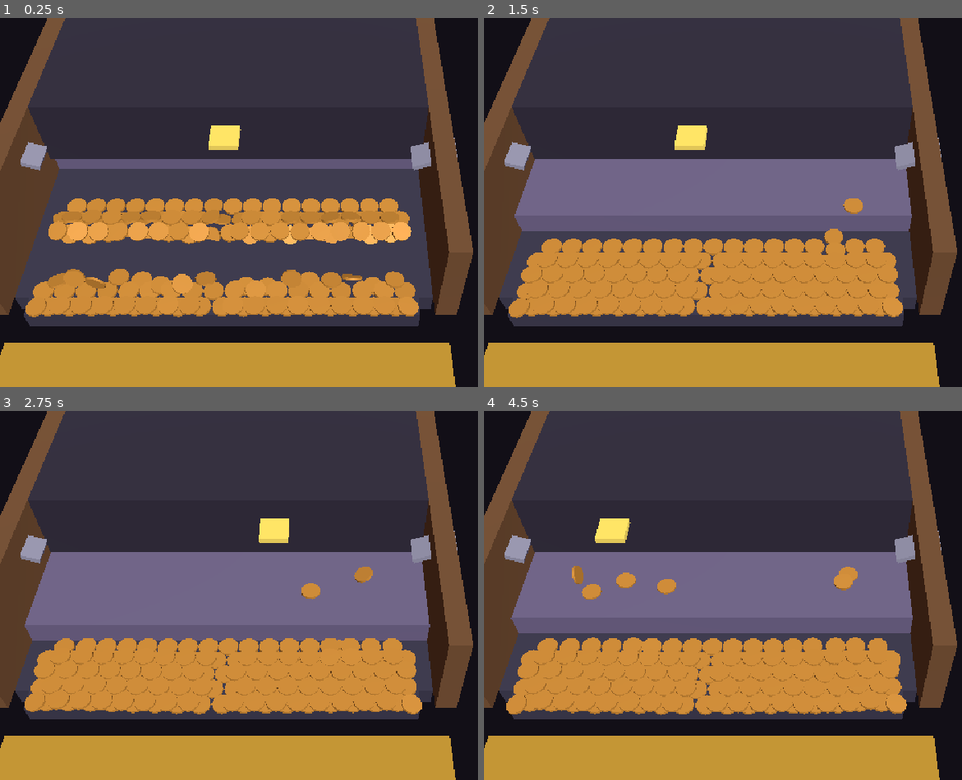
Above: before the commit, frames 1-4 (two rows, left to right).
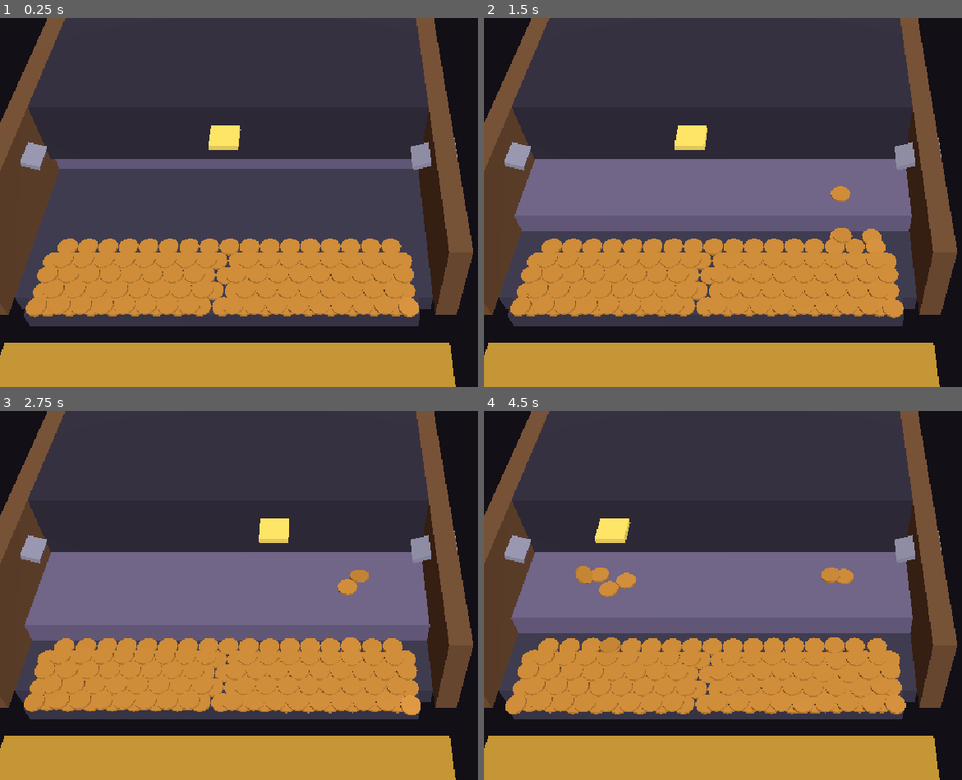
Above: after the commit, the same moments.

Repository: vethksev/magic-tower-coin-pusher-carnival
Game: Godot game, scene res://main.tscn
The game is run twice, just before and just after one commit, with the same random seed, the same clock (stepped at 60 frames per second) and the same inputs.
Inputs (mouse positions are in pixels of both pictures, inside the frame that each line leads up to):
- Up to frame 1 (0.25 s): no input
- Up to frame 2 (1.5 s): move the mouse to (957, 184) at 0.52 s; hold D (fire_right) 0.53-1.28 s; tap N (new_seed) at 0.6 s; click (957, 184) at 0.67 s; tap R (refill) at 0.8, 1.35 s; move the mouse to (679, 220) at 1.27 s; hold 9 (bounce_down) from 1.28 s (still down)
- Up to frame 3 (2.75 s): tap N (new_seed) at 1.55 s; move the mouse to (391, 514) at 2.02 s; release 9 (bounce_down) at 2.03 s; hold D (fire_right) from 2.03 s (still down); hold Left (aim_left) from 2.03 s (still down); tap R (refill) at 2.3 s
- Up to frame 4 (4.5 s): move the mouse to (780, 669) at 2.77 s; release D (fire_right) at 2.78 s; release Left (aim_left) at 2.78 s; hold 0 (bounce_up) 2.78-3.53 s; tap Right (aim_right) at 2.85 s; click (780, 669) at 2.92 s; tap N (new_seed) at 3.05 s; move the mouse to (outside the picture) at 3.52 s; hold Space (fire_both) 3.53-4.28 s; hold A (fire_left) from 3.53 s (still down); tap R (refill) at 3.8 s; move the mouse to (613, 540) at 4.27 s; tap W (fire_top) at 4.35 s

The runs differ from the first frame. In frame 1, 16% of the frame differs, in the area x 5-88%, y 48-82%; in frame 2, 0.7%; in frame 3, 1.8%; in frame 4, 2.5%.

Commit message:
fix(machine): stop coins tunnelling through floor and pusher sweeping bed on reset
Coins launched from the chutes hit the platform at 0.5-0.9 units per tick
(gravity 400, chute height 3.6) and a 0.12-thick cylinder sank more than
halfway into the 1-unit floor in one step; Jolt then pushed it out the
bottom, y fell below -1 and the coin was removed as "lost" mid-platform.
Enable continuous_cd (Jolt LinearCast) on every coin.

Pusher is an AnimatableBody3D with sync_to_physics, so its first position
set was a sweep from the origin that launched the front bed rows at
45 u/s; configure() now places it before entering the tree and teleports
(remove/add) when already inside. reset() detaches old coins immediately.

Tests: machine_sim gains through-floor / reset-jump / double-reset checks
(12 tunnels and max y 3.07 before, 0 and 0.13 after). Adds
tests/vanish_probe.gd per-coin tracker used to find the root cause.

Co-Authored-By: Claude Fable 5.1 <noreply@anthropic.com>

Diff:
--- a/game/machine/coin.gd
+++ b/game/machine/coin.gd
@@ -32,6 +32,9 @@
 	_material.roughness = 0.55
 	_material.metallic = 0.25
 	can_sleep = true
+	# 重力 400、槽口高 3.6：落地時每 tick 行 0.5–0.9 單位，厚 0.12 嘅幣會插穿厚 1 嘅地板／推板。
+	# Jolt 嘅 continuous_cd = LinearCast，睇住整段位移，唔會穿。
+	continuous_cd = true
 	contact_monitor = false
 	collision_layer = 1
 	collision_mask = 1
--- a/game/machine/machine.gd
+++ b/game/machine/machine.gd
@@ -41,8 +41,8 @@
 	_build_chute_visuals()
 	_pusher = Pusher.new()
 	_pusher.name = "Pusher"
+	_pusher.configure(tuning)   # 入 tree 前先放好位置，物理體一出世就喺後退位
 	add_child(_pusher)
-	_pusher.configure(tuning)
 	_pusher.cycle_completed.connect(func(i: int) -> void: pusher_cycle.emit(i))
 	_coins_root = Node3D.new()
 	_coins_root.name = "Coins"
@@ -54,7 +54,10 @@
 func reset(new_seed: int) -> void:
 	seed_value = new_seed
 	rng.seed = new_seed
+	# 舊幣要即時離開物理世界：queue_free 要等到 frame 尾，新舊床幣會重疊一個 physics step 然後炸飛
 	for coin in _coins:
+		if coin.get_parent() != null:
+			coin.get_parent().remove_child(coin)
 		coin.queue_free()
 	_coins.clear()
 	_next_uid = 1
--- a/game/machine/pusher.gd
+++ b/game/machine/pusher.gd
@@ -35,11 +35,19 @@
 	add_child(_mesh)
 
 
+## 設定參數並瞬移返後退位。sync_to_physics 嘅 AnimatableBody3D 任何 position 改動都當係「有速度移動」，
+## 會掃飛路徑上嘅幣（第一次由原點去後退位會撞飛前排床幣），所以入咗 tree 就先離開再加入，令佢係真瞬移。
 func configure(t: MachineTuning) -> void:
 	tuning = t
 	time = 0.0
 	cycles_completed = 0
-	_apply()
+	var parent: Node = get_parent()
+	if parent != null and is_inside_tree():
+		parent.remove_child(self)
+		_apply()
+		parent.add_child(self)
+	else:
+		_apply()
 
 
 func step(delta: float) -> void:
--- a/tests/machine_sim_tests.gd
+++ b/tests/machine_sim_tests.gd
@@ -36,6 +36,12 @@
 	check(top["fired"] == 20, "top chute fires all 20 (got %d)" % top["fired"])
 	check(top["scored"] + top["lost"] + top["on_board"] == bed + 20, "top chute coins all accounted for")
 	check(top["scored"] >= 1, "top chute drops at least 1 (got %d)" % top["scored"])
+	var through_floor: int = a["lost_on_platform"] + b["lost_on_platform"] + c["lost_on_platform"] + top["lost_on_platform"]
+	check(through_floor == 0, "no coin is lost while still over the platform (fell through floor) (got %d)" % through_floor)
+	check(a["bed_jump_y"] < 0.5, "bed coins stay down right after reset (max y %.2f)" % a["bed_jump_y"])
+	var reset_jump: Dictionary = await simulate_double_reset(7)
+	check(reset_jump["max_y"] < 0.5, "second reset does not launch bed coins into the air (max y %.2f)" % reset_jump["max_y"])
+	check(reset_jump["max_speed"] < 2.0, "second reset leaves bed coins calm (max speed %.1f)" % reset_jump["max_speed"])
 	print("MachineSim: sides seed7 scored=%d lost=%d | seed8 %d/%d | top %d/%d | idle %d/%d | cycles=%d" % [a["scored"], a["lost"], c["scored"], c["lost"], top["scored"], top["lost"], idle["scored"], idle["lost"], a["cycles"]])
 	print("MachineSim: %d checks, %d failures" % [checks, failures])
 	quit(0 if failures == 0 else 1)
@@ -56,9 +62,20 @@
 	machine.reset(seed_value)
 	var bed_count: int = machine.coins_on_board()
 	var bed_layout: Array[Vector3] = machine.bed_layout()
-	var box: Dictionary = {"cycles": 0, "settled": false}
+	var bed_jump_y: float = -99.0
+	for _t in range(6):
+		await physics_frame
+		for coin in machine.board_coins():
+			bed_jump_y = maxf(bed_jump_y, coin.position.y)
+	var box: Dictionary = {"cycles": 0, "settled": false, "lost_on_platform": 0}
 	machine.pusher_cycle.connect(func(_i: int) -> void: box["cycles"] += 1)
 	machine.settled.connect(func() -> void: box["settled"] = true)
+	# 流失時幣仍然喺平台範圍之內（唔係邊坑、唔係飛出）= 跌穿地板
+	machine.coin_lost.connect(func(coin: Coin, _side: int) -> void:
+		var p: Vector3 = coin.position
+		if absf(p.x) < MachineLayout.GUTTER_HALF_WIDTH - 0.2 and p.z < MachineLayout.SCORE_MIN_Z and p.y < MachineLayout.FLY_AWAY_Y:
+			box["lost_on_platform"] += 1
+			print("THROUGH_FLOOR pos=%s vel=%s" % [str(p), str(coin.linear_velocity)]))
 	var fired: int = 0
 	var ticks: int = 0
 	for i in range(fire_count):
@@ -92,7 +109,31 @@
 		"settled": box["settled"],
 		"clip_after": machine.clip,
 		"max_y": max_y,
+		"lost_on_platform": box["lost_on_platform"],
+		"bed_jump_y": bed_jump_y,
 	}
 	machine.queue_free()
 	await physics_frame
 	return result
+
+
+## reset 兩次（demo 嘅 N 鍵）：舊床幣唔應該同新床幣重疊炸飛。
+func simulate_double_reset(seed_value: int) -> Dictionary:
+	var machine: Machine = Machine.new()
+	machine.tuning = load("res://game/machine/machine_tuning.tres")
+	root.add_child(machine)
+	await physics_frame
+	machine.reset(seed_value)
+	for _t in range(30):
+		await physics_frame
+	machine.reset(seed_value + 1)
+	var max_y: float = -99.0
+	var max_speed: float = 0.0
+	for _t in range(6):
+		await physics_frame
+		for coin in machine.board_coins():
+			max_y = maxf(max_y, coin.position.y)
+			max_speed = maxf(max_speed, coin.linear_velocity.length())
+	machine.queue_free()
+	await physics_frame
+	return {"max_y": max_y, "max_speed": max_speed}
--- /dev/null
+++ b/tests/vanish_probe.gd
@@ -0,0 +1,88 @@
+extends SceneTree
+## 診斷工具：追蹤每枚幣，逐 tick 記位置／速度，報告「喺平台範圍內消失」嘅幣同異常（穿地／入推板／超速）。
+## 用法：godot --headless --fixed-fps 60 --path . --script res://tests/vanish_probe.gd -- --qa --seed=7 --mode=sides --fire=40 --ticks=2400
+
+var _args: Dictionary = {}
+
+
+func _initialize() -> void:
+	for a in OS.get_cmdline_user_args():
+		if a.begins_with("--") and a.find("=") > 0:
+			var kv: PackedStringArray = a.substr(2).split("=", true, 1)
+			_args[kv[0]] = kv[1]
+	run()
+
+
+func argi(key: String, default_value: int) -> int:
+	return int(_args[key]) if _args.has(key) else default_value
+
+
+func run() -> void:
+	var mode: String = String(_args.get("mode", "sides"))
+	var seed_value: int = argi("seed", 7)
+	var fire_count: int = argi("fire", 40)
+	var ticks_total: int = argi("ticks", 2400)
+	var machine: Machine = Machine.new()
+	machine.tuning = load("res://game/machine/machine_tuning.tres")
+	root.add_child(machine)
+	await physics_frame
+	machine.reset(seed_value)
+	# 等床幣安定（reset 會同舊幣重疊一 frame，先放 120 tick 唔記錄）
+	for _w in range(120):
+		await physics_frame
+	if fire_count > machine.tuning.clip_size:
+		machine.refill(fire_count - machine.tuning.clip_size)
+	var last: Dictionary = {}   # uid -> {pos, vel, tick}
+	var anomalies: int = 0
+	var vanished_mid: int = 0
+	var ticks: int = 0
+	var anom_printed: int = 0
+	var next_fire_tick: int = 0
+	var fired: int = 0
+	while ticks < ticks_total:
+		await physics_frame
+		# 記錄現時所有幣
+		var seen: Dictionary = {}
+		for coin in machine.board_coins():
+			var p: Vector3 = coin.position
+			var v: Vector3 = coin.linear_velocity
+			seen[coin.uid] = true
+			last[coin.uid] = {"pos": p, "vel": v, "tick": ticks}
+			var on_platform_xz: bool = absf(p.x) < 9.3 and p.z > -12.0 and p.z < 6.0
+			var pz: float = machine.pusher_front_z()
+			if on_platform_xz and p.y < -0.15:
+				anomalies += 1
+				anom_printed += 1
+				if anom_printed <= 30: print("ANOM t=%d uid=%d FLOOR_PENETRATION pos=%s vel=%s pusher_z=%.2f" % [ticks, coin.uid, str(p), str(v), pz])
+			elif absf(p.x) < 9.8 and p.y > 0.1 and p.y < 1.1 and p.z < pz - 0.6 and p.z > pz - 7.4:
+				anomalies += 1
+				anom_printed += 1
+				if anom_printed <= 30: print("ANOM t=%d uid=%d INSIDE_PUSHER pos=%s vel=%s pusher_z=%.2f" % [ticks, coin.uid, str(p), str(v), pz])
+			elif v.length() > 60.0:
+				anomalies += 1
+				anom_printed += 1
+				if anom_printed <= 30: print("ANOM t=%d uid=%d FAST speed=%.1f pos=%s vel=%s pusher_z=%.2f" % [ticks, coin.uid, v.length(), str(p), str(v), pz])
+		# 搵消失咗嘅
+		for uid in last.keys():
+			if not seen.has(uid):
+				var rec: Dictionary = last[uid]
+				var p: Vector3 = rec["pos"]
+				var v: Vector3 = rec["vel"]
+				var zone: int = MachineLayout.classify(p)
+				var legit_front: bool = p.z >= 5.0 and p.y < -1.0
+				var legit_gutter: bool = absf(p.x) > 9.2 and p.z > 4.5 and p.y < -1.0
+				if not (legit_front or legit_gutter):
+					vanished_mid += 1
+					print("VANISH t=%d uid=%d zone=%d lastpos=%s lastvel=%s speed=%.1f pusher_z=%.2f" % [ticks, uid, zone, str(p), str(v), v.length(), machine.pusher_front_z()])
+				last.erase(uid)
+		# 發幣
+		if fired < fire_count and ticks >= next_fire_tick:
+			var chute: int = MachineLayout.Chute.TOP if mode == "top" else (fired % 2)
+			if mode == "top":
+				machine.set_aim_x(-6.0 + 12.0 * float(fired % 5) / 4.0)
+			if machine.fire(chute):
+				fired += 1
+				next_fire_tick = ticks + 16
+		ticks += 1
+	print("PROBE seed=%d mode=%s fired=%d scored=%d lost=%d on_board=%d vanished_mid=%d anomalies=%d" % [seed_value, mode, fired, machine.scored_count, machine.lost_count, machine.coins_on_board(), vanished_mid, anomalies])
+	quit(0)
Not shown, changed: AGENTS.md
Not shown, changed: docs/superpowers/specs/2026-10-16-magic-tower-coin-pusher-design.md
